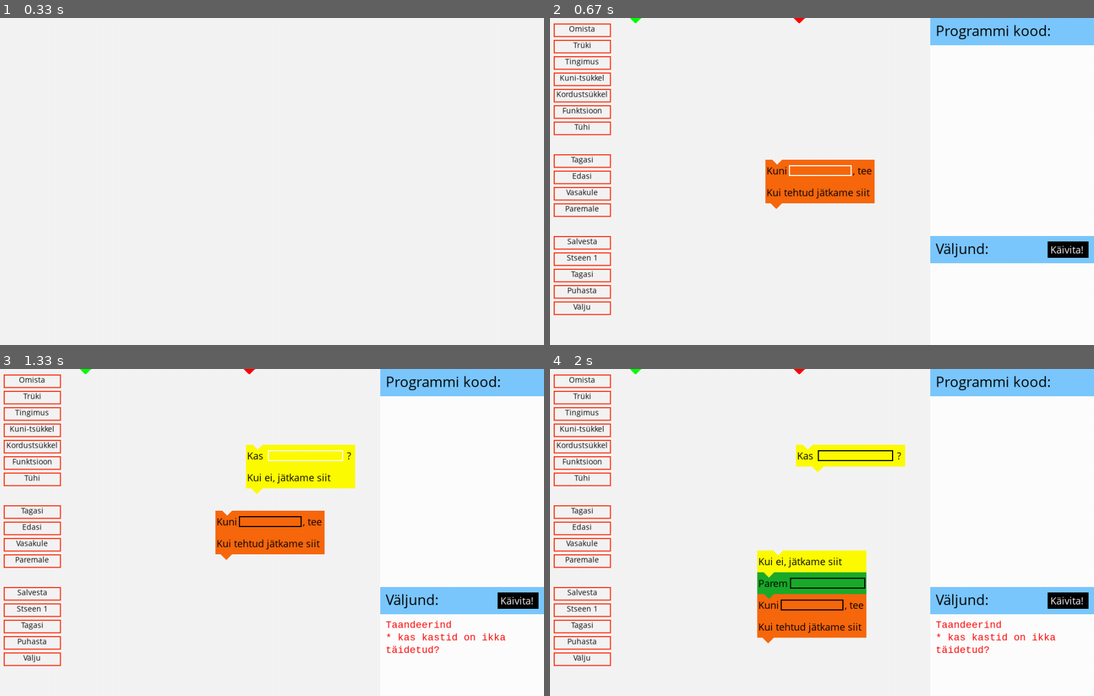
Above: before the commit, frames 1-4 (two rows, left to right).
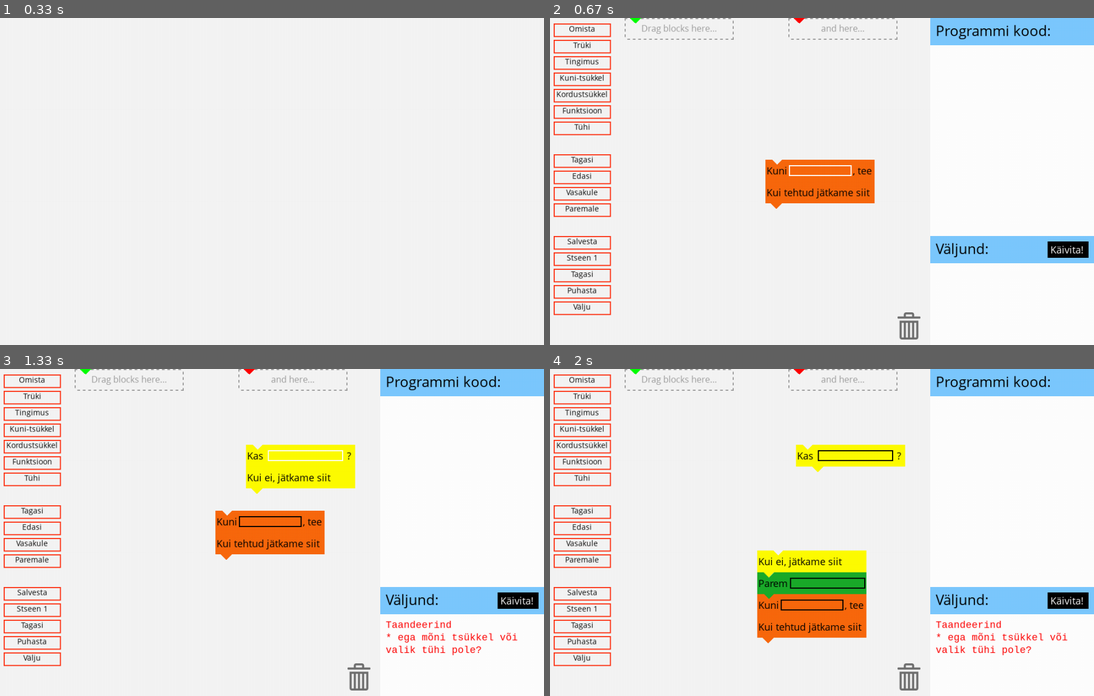
Above: after the commit, the same moments.

Repository: taivop/Monty
Game: pygame game, started from src/gui/monty.py
Two runs of this game, one before a commit and one after it. Both use one fixed random seed, a clock stepped at 60 frames per second and the inputs below.
Inputs (mouse positions are in pixels of both pictures, inside the frame that each line leads up to):
- Up to frame 1 (0.33 s): no input
- Up to frame 2 (0.67 s): press the mouse at (582, 80) at 0.37 s; move the mouse to (729, 165) at 0.47 s; release the mouse at (876, 253) at 0.6 s
- Up to frame 3 (1.33 s): tap Enter at 0.67 s; press the mouse at (32, 414) at 1.03 s; move the mouse to (206, 450) at 1.13 s; release the mouse at (386, 489) at 1.27 s
- Up to frame 4 (2 s): press the mouse at (582, 561) at 1.4 s; move the mouse to (789, 493) at 1.5 s; release the mouse at (1001, 427) at 1.63 s; press the mouse at (849, 476) at 1.77 s; move the mouse to (811, 561) at 1.87 s; move the mouse to (773, 646) at 1.97 s

Frame 1 is identical in both runs. In frame 2, 0.6% of the frame differs, in the area x 13-69%, y 0-99%; in frame 3, 1.0%, in the area x 13-96%, y 0-99%; in frame 4, 1.0%.

Commit message:
Renamed stuff, added trash and draghere helpers, renamed "klotsid.py" since it made no sense.

Diff:
--- a/src/gui/CodeBox.py
+++ b/src/gui/CodeBox.py
@@ -104,9 +104,9 @@
     run_error = ""
 
     errorExplanations = {
-        "SyntaxError":  "Süntaksi viga\n* kontrolli programm üle!",
+        "SyntaxError":  "Süntaksi viga\n* kontrolli programm üle!\n*kas kastid on täidetud?",
         "NameError": "Nimeerind\n*kas kasutatavad muutujad\non ikka väärtustatud?",
-        "IndentationError" : "Taandeerind\n* kas kastid on ikka\ntäidetud?"
+        "IndentationError" : "Taandeerind\n* ega mõni tsükkel või\nvalik tühi pole?"
     }
 
     def __init__(self):
--- /dev/null
+++ b/src/gui/DeleteBin.py
@@ -0,0 +1,14 @@
+import pygame
+
+class DeleteBin(pygame.sprite.Sprite):
+    def __init__(self,top_left_pos,path):
+        pygame.sprite.Sprite.__init__(self)
+        self.x = top_left_pos[0]
+        self.y = top_left_pos[1]
+        self.pos = top_left_pos
+        self.image = pygame.image.load(path)
+        self.rect = self.image.get_rect()
+        self.rect.x , self.rect.y = top_left_pos
+
+    def Render(self,screen):
+        screen.blit(self.image,self.pos)
--- a/src/gui/blocks.py
+++ b/src/gui/blocks.py
@@ -5,6 +5,7 @@
 from language.AstHandler import AstHandler
 from gui.DebugHelper import DebugHelper
 from gui.StartTriangle import StartTriangle
+
 
 class Block(pygame.sprite.Sprite): # Something we can create and manipulate
 
@@ -128,6 +129,17 @@
         if self.hasParent() and not isinstance(self.parent, StartTriangle):
             self.parent.getAncestors(list)
 
+class HelperBlock(pygame.sprite.Sprite):
+    def __init__(self,top_left_pos,path):
+        pygame.sprite.Sprite.__init__(self)
+        self.x = top_left_pos[0]
+        self.y = top_left_pos[1]
+        self.pos = top_left_pos
+        self.image = pygame.image.load(path)
+
+    def Render(self,screen):
+        screen.blit(self.image,self.pos)
+
 class BlockElementList():
     def __init__(self, list):
         self.textboxes = []
--- a/src/gui/klotsid.py
+++ b/src/gui/monty.py
@@ -4,6 +4,7 @@
 sys.path.append(os.path.abspath(".."))
 
 from gui.StartTriangle import StartTriangle
+from gui.DeleteBin import DeleteBin
 from gui.blocks import Block
 from gui.CodeBox import *
 from gui.buttons import *
@@ -63,6 +64,13 @@
             disconnectParent(item)
     group.empty()
 
+def tryDelete(target,trashbin):
+    if pygame.sprite.collide_rect(target,trashbin):
+        children = []
+        target.getChildren(children)
+        for child in children:
+            child.kill()
+
 def main(): # Where we start
 
     pygame.init()
@@ -86,6 +94,13 @@
     triangle2 = StartTriangle((255,0,0),[450,0], 20,9)
     triangle_group.add(triangle) # add to list of things to draw
     triangle_group.add(triangle2)
+
+    # Create a helper block
+    helperblock = HelperBlock((triangle.pos[0]-triangle.width/2,triangle.pos[1]),"dragblockshere.png")
+    helperblock2 = HelperBlock((triangle2.pos[0]-triangle2.width/2,triangle2.pos[1]),"andhere.png")
+
+    # Create a trashbin
+    trashbin = DeleteBin((640,540),"trash.png")
 
     # Create run box and code box
     runbox = RunBox()
@@ -273,11 +288,19 @@
             for triangle in triangle_group:
                 triangle.connect(Target)
             codebox.update(triangle_group)
+
+            tryDelete(Target,trashbin);
+
             last_target = Target
             Target=None # Drop item, if we have any
 
 
         # RENDERING
+
+        helperblock.Render(screen)
+        helperblock2.Render(screen)
+
+        trashbin.Render(screen)
 
         for item in block_group:
             item.Render(screen) # Draw all items
--- a/src/main.py
+++ b/src/main.py
@@ -1,3 +1,3 @@
-import gui.klotsid as kl
+import gui.monty as kl
 
 kl.main()
Binary file added: src/gui/andhere.png
Binary file added: src/gui/dragblockshere.png
Binary file added: src/gui/trash.png
